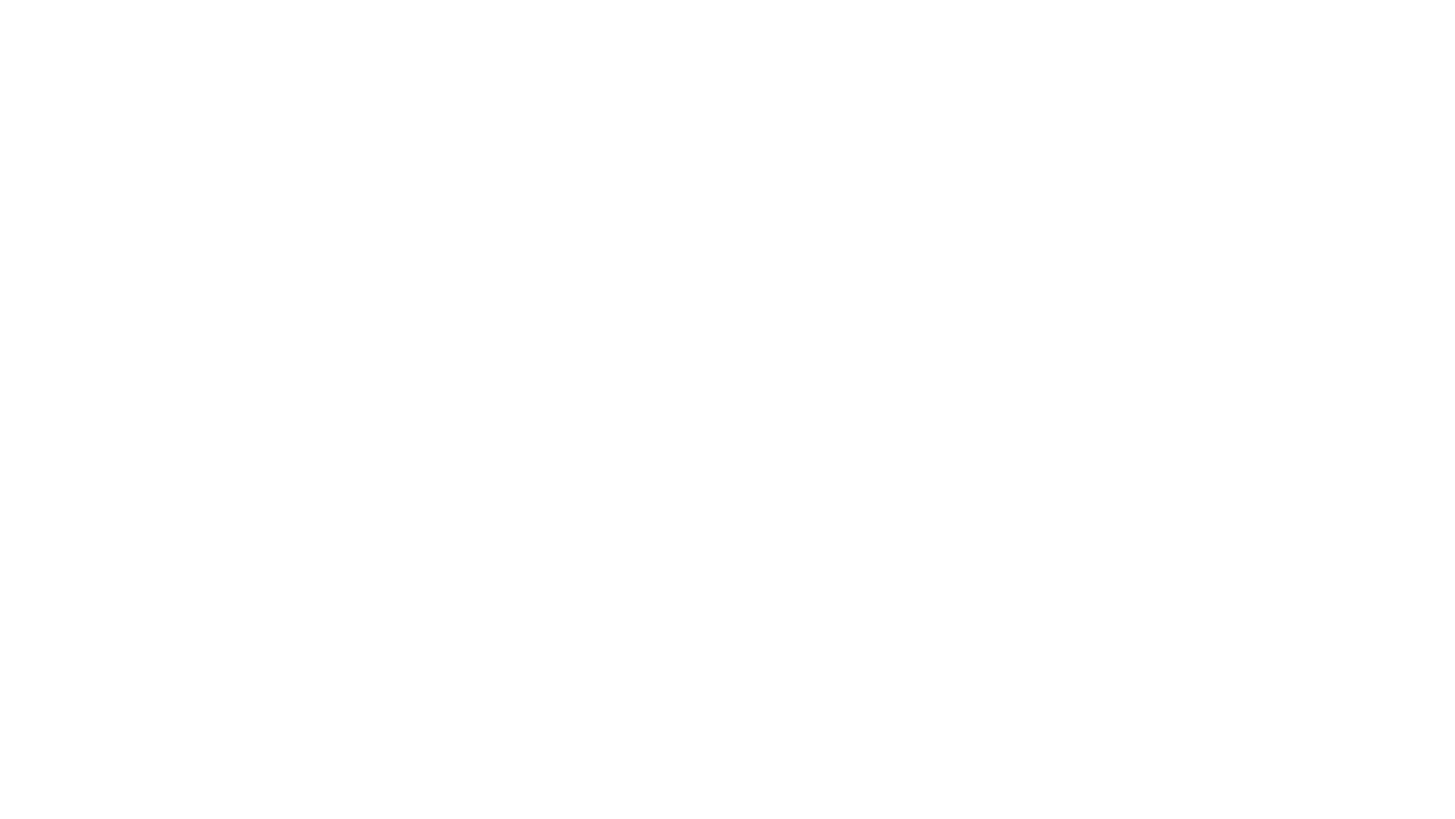
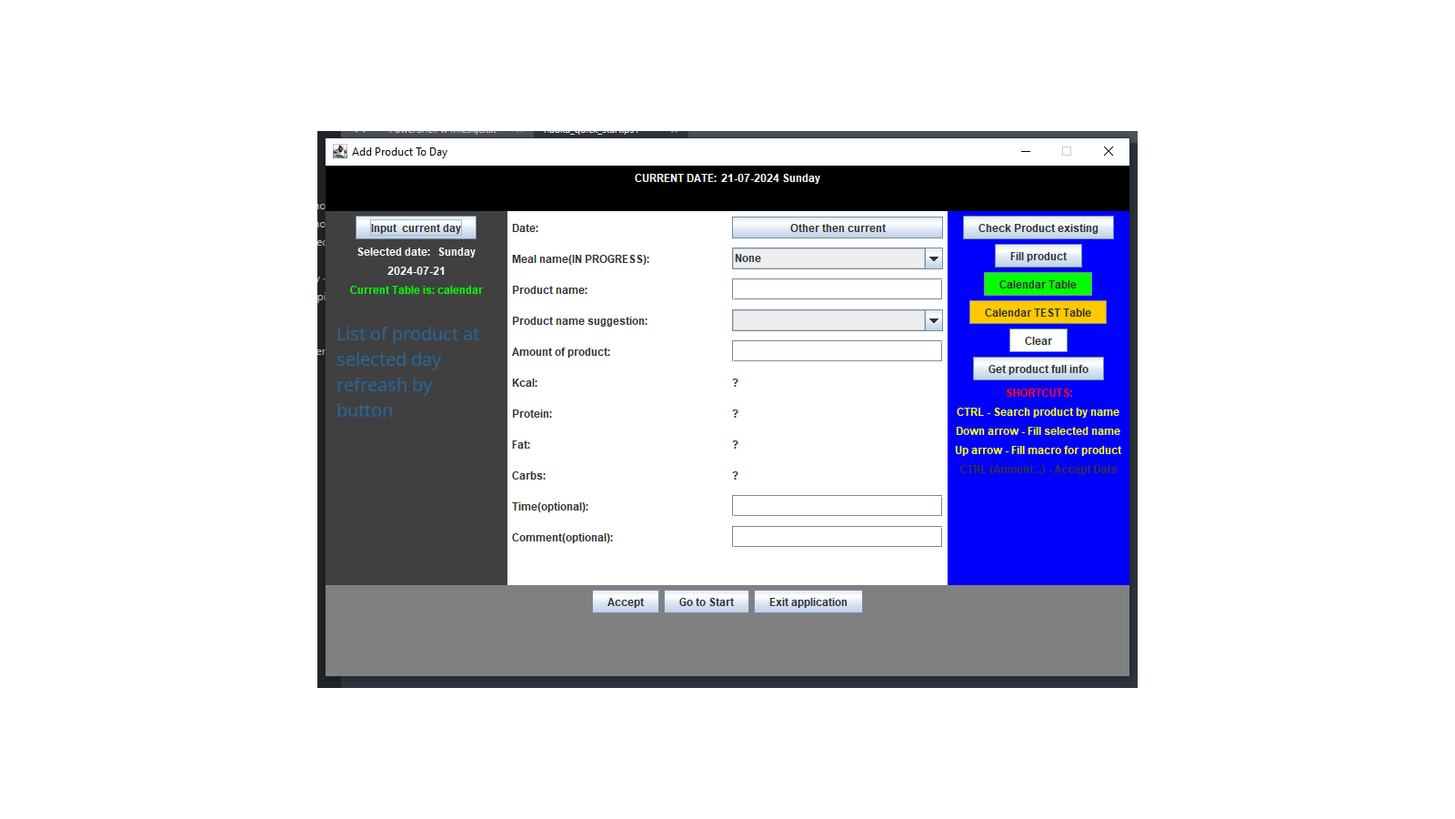
Comparing the layer stacks of the two 1455×819 images. Changes:
added layer "List of product at selected da..." above "AddProductToCalendarDay.png" over [337, 326, 480, 417]
added layer "AddProductToCalendarDay.png" over [317, 130, 1138, 688]
